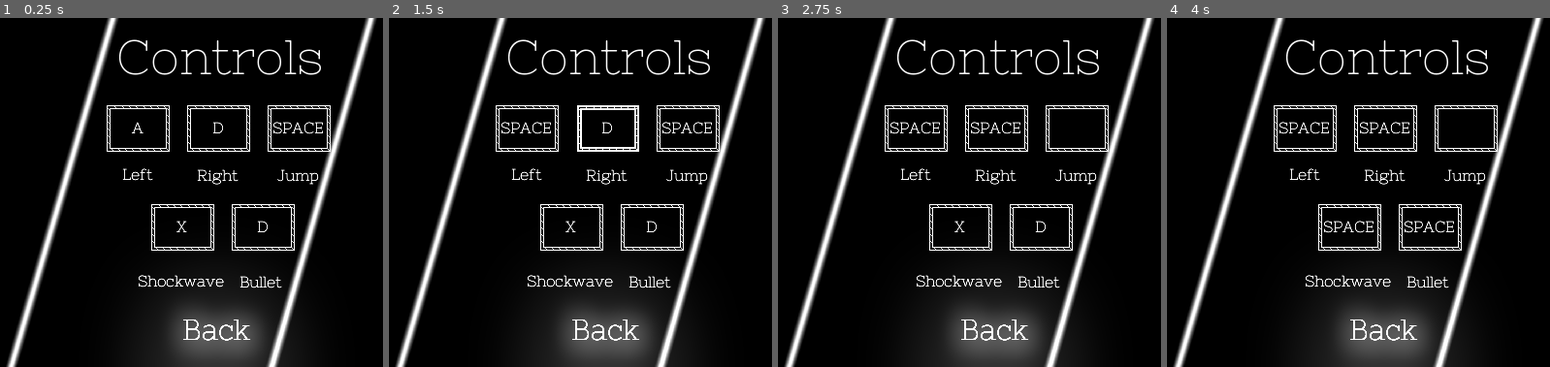
Above: before the commit, frames 1-4 (left to right).
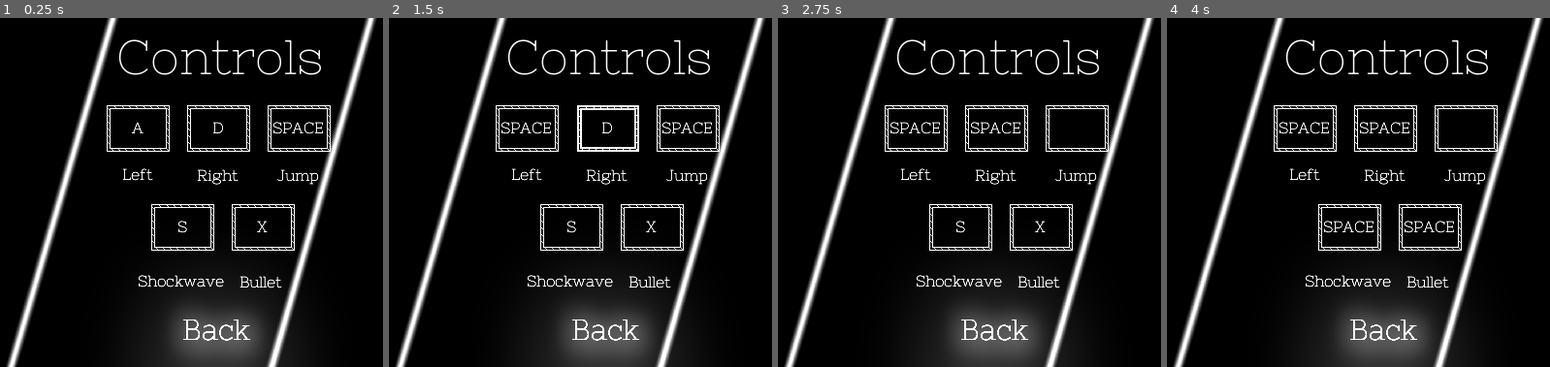
Above: after the commit, the same moments.

Repository: epimetheusgames/EyeSore
Game: Godot game, scene res://ControlsMenu.tscn
Two runs of this game, one before a commit and one after it. Both use one fixed random seed, a clock stepped at 60 frames per second and the inputs below. This scene is started directly instead of the project's main scene.
Inputs (mouse positions are in pixels of both pictures, inside the frame that each line leads up to):
- Up to frame 1 (0.25 s): no input
- Up to frame 2 (1.5 s): tap Enter (ui_accept) at 0.5, 0.8, 1.25, 1.35 s; move the mouse to (526, 129) at 0.52 s; hold D (movement_right) from 0.53 s (still down); tap Alt (self_destruct) at 0.6 s; click (526, 129) at 0.67 s; tap Space (movement_jump) at 0.77 s; move the mouse to (607, 129) at 1.27 s; click (607, 129) at 1.42 s
- Up to frame 3 (2.75 s): tap Space (movement_jump) at 1.52 s; tap Alt (self_destruct) at 1.55 s; tap Enter (ui_accept) at 2, 2.3 s; move the mouse to (1076, 129) at 2.02 s; release D (movement_right) at 2.03 s; hold A (movement_left) from 2.03 s (still down); click (1076, 129) at 2.1 s
- Up to frame 4 (4 s): tap Enter (ui_accept) at 2.75, 3.5, 3.8 s; move the mouse to (1350, 227) at 2.77 s; release A (movement_left) at 2.78 s; hold D (movement_right) from 2.78 s (still down); right-click (1350, 227) at 2.85 s; click (1350, 227) at 2.92 s; tap Space (movement_jump) at 3.02, 3.77 s; tap Alt (self_destruct) at 3.05, 3.6 s; move the mouse to (1431, 227) at 3.52 s; click (1431, 227) at 3.67 s

The runs differ from the first frame. In frame 1, 0.1% of the frame differs, in the area x 46-70%, y 58-62%; in frame 2, 0.1%; in frame 3, 0.1%; in frame 4, nothing differs.
Error before the commit: Invalid call. Nonexistent function 'Open_Options_Menu' in base 'Viewport'. (res://ControlsMenu.gd:5)
Error after the commit: Invalid call. Nonexistent function 'Open_Options_Menu' in base 'Viewport'. (res://ControlsMenu.gd:7)

Commit message:
Programming be like I change nothing and it works

Diff:
--- a/OGPC_Project_Native_Directory/ControlsMenu.gd
+++ b/OGPC_Project_Native_Directory/ControlsMenu.gd
@@ -2,6 +2,8 @@
 
 func _process(delta):
 	if Input.is_action_just_pressed("ui_accept"):
+		$SaveFunctionality.save_keybinds({"left": $Left.keybind, "right": $Right.keybind, "jump": $Jump.keybind, "shockwave": $Shockwave.keybind, "bullet": $Bullet.keybind})
+		$SaveFunctionality.save_game()
 		get_parent().Open_Options_Menu(self)
 
 func clear_all_except(node):
@@ -9,3 +11,11 @@
 		if child is Area2D:
 			if not child.name == node.name:
 				child.selected = false
+
+func _ready():
+	var keybinds = $SaveFunctionality.get_file_data()["keybinds"]
+	$Left.keybind = keybinds["left"]
+	$Right.keybind = keybinds["right"]
+	$Jump.keybind = keybinds["jump"]
+	$Shockwave.keybind = keybinds["shockwave"]
+	$Bullet.keybind = keybinds["bullet"]
--- a/OGPC_Project_Native_Directory/ControlsMenu.tscn
+++ b/OGPC_Project_Native_Directory/ControlsMenu.tscn
@@ -1,9 +1,10 @@
-[gd_scene load_steps=9 format=2]
+[gd_scene load_steps=10 format=2]
 
 [ext_resource path="res://Fonts/PTMono-Regular.ttf" type="DynamicFontData" id=1]
 [ext_resource path="res://MainMenuSprites/OGPC_Main_Menu_Background_Sprite_Blurred.png" type="Texture" id=2]
 [ext_resource path="res://ControlsMenu.gd" type="Script" id=3]
 [ext_resource path="res://KeybindSelector.tscn" type="PackedScene" id=4]
+[ext_resource path="res://Save_Data.gd" type="Script" id=5]
 
 [sub_resource type="Environment" id=1]
 background_mode = 4
@@ -68,15 +69,15 @@
 text = "Left"
 align = 1
 
-[node name="KeybindSelector" parent="." instance=ExtResource( 4 )]
+[node name="Left" parent="." instance=ExtResource( 4 )]
 position = Vector2( 243, 90 )
 keybind = "A"
 
-[node name="KeybindSelector2" parent="." instance=ExtResource( 4 )]
+[node name="Right" parent="." instance=ExtResource( 4 )]
 position = Vector2( 326, 90 )
 keybind = "D"
 
-[node name="KeybindSelector3" parent="." instance=ExtResource( 4 )]
+[node name="Jump" parent="." instance=ExtResource( 4 )]
 position = Vector2( 409, 90 )
 keybind = "SPACE"
 
@@ -112,11 +113,11 @@
 text = "Shockwave"
 align = 1
 
-[node name="KeybindSelector4" parent="." instance=ExtResource( 4 )]
+[node name="Shockwave" parent="." instance=ExtResource( 4 )]
 position = Vector2( 289, 192 )
 keybind = "X"
 
-[node name="KeybindSelector5" parent="." instance=ExtResource( 4 )]
+[node name="Bullet" parent="." instance=ExtResource( 4 )]
 position = Vector2( 372, 192 )
 keybind = "D"
 
@@ -129,3 +130,6 @@
 custom_fonts/font = SubResource( 4 )
 text = "Bullet"
 align = 1
+
+[node name="SaveFunctionality" type="Node2D" parent="."]
+script = ExtResource( 5 )
--- a/OGPC_Project_Native_Directory/Save_Data.gd
+++ b/OGPC_Project_Native_Directory/Save_Data.gd
@@ -5,6 +5,7 @@
 onready var enemy1 = preload("res://Enemy1.tscn")
 onready var enemy2 = preload("res://Enemy2.tscn")
 onready var player = preload("res://Player.tscn")
+onready var data = get_file_data()
 export var load_saved_game = true
 
 # This is a temporary dictionary for saving and loading.
@@ -20,17 +21,27 @@
 		"respawn_position_y": 0
 	},
 	"level": 0,
+	"keybinds": {
+		"left": "A",
+		"right": "D",
+		"jump": "SPACE",
+		"shockwave": "S",
+		"bullet": "X"
+	},
+	"pixelated_boss": {},
+	"zombie_enemies": {},
+	"patrolling_enemies": {},
 }
 
 const levels = [
 	"res://Levels/Test_Level_1.tscn",
 ]
 
-var game_loaded = false
+func save_keybinds(keybinds):
+	data["keybinds"] = keybinds
 
 func get_game_data():
 	var file = File.new()
-	var data
 
 	if not file.file_exists(file_name):
 		data = default_data
@@ -43,12 +54,12 @@
 		data["level"],
 		data["player"]["health"],
 		Vector2(data["player"]["position_x"], data["player"]["position_y"]),
-		Vector2(data["player"]["respawn_position_x"], data["player"]["respawn_position_y"])
+		Vector2(data["player"]["respawn_position_x"], data["player"]["respawn_position_y"]),
+		data["keybinds"],
 	]
 
-func load_game(): # This function will likely be unused
+func get_file_data(): # Also don't use this one unless it's from inside this file
 	var file = File.new()
-	var data
 
 	if not file.file_exists(file_name):
 		data = default_data
@@ -57,42 +68,10 @@
 		file.open(file_name, file.READ)
 		data = parse_json(file.get_as_text())
 
-	while get_node("Player_Body"):
-		remove_child(get_node("Player_Body"))
+	return data
 
-	player = player.instance()
-	player.player_health = data["player"]["health"]
-	player.position.x = data["player"]["position_x"]
-	player.position.y = data["player"]["position_y"]
-	player.respawn_position.x = data["player"]["respawn_position_x"]
-	player.respawn_position.y = data["player"]["respawn_position_y"]
-	add_child(player)
-
-	if data["pixelated_boss"]:
-		var pb = pixelated_boss.instance()
-		pb.health = data["pixelated_boss"]["health"]
-		pb.position.x = data["pixelated_boss"]["position_x"]
-		pb.position.y = data["pixelated_boss"]["position_y"]
-		add_child(pb)
-
-	for e1dat in data["zombie_enemies"]:
-		var enemy = enemy1.instance()
-		enemy.position.x = e1dat["position_x"]
-		enemy.position.y = e1dat["position_y"]
-		add_child(enemy)
-
-	for e2dat in data["patrolling_enemies"]:
-		var enemy = enemy2.instance()
-		enemy.position.x = e2dat["position_x"]
-		enemy.position.y = e2dat["position_y"]
-		enemy.point1.x = e2dat["start_position_x"]
-		enemy.point1.y = e2dat["start_position_y"]
-		enemy.point2.x = e2dat["end_position_x"]
-		enemy.point2.y = e2dat["end_position_y"]
-		add_child(enemy)
-
-func get_data(level): # Fased out, I don't reccomend using this function, it is a force load, use get_game_data() instead
-	var data = {
+func get_current_level_data(level):
+	var level_data = {
 		"player": {
 			"health": $Player_Body.player_health,
 			"position_x": $Player_Body.position.x,
@@ -104,6 +83,7 @@
 		"zombie_enemies": {},
 		"patrolling_enemies": {},
 		"level": level,
+		"keybinds": data["keybinds"]
 	}
 
 	var pixelated_boss = get_node("PixelatedBoss")
@@ -111,7 +91,7 @@
 	var enemy2group = get_tree().get_nodes_in_group("enemy2group")
 
 	if pixelated_boss:
-		data["pixelated_boss"] = {
+		level_data["pixelated_boss"] = {
 			"health": pixelated_boss.health,
 			"position_x": pixelated_boss.position.x,
 			"position_y": pixelated_boss.position.y
@@ -119,14 +99,14 @@
 
 	for node_ind in range(len(enemy1group)):
 		var node = enemy1group[node_ind]
-		data["zombie_enemies"]["individual_zombie_enemy" + str(node_ind)] = {
+		level_data["zombie_enemies"]["individual_zombie_enemy" + str(node_ind)] = {
 			"position_x": node.position.x,
 			"position_y": node.position.y
 		}
 
 	for node_ind in range(len(enemy2group)):
 		var node = enemy2group[node_ind]
-		data["patrolling_enemies"]["individual_patrolling_enemy" + str(node_ind)] = {
+		level_data["patrolling_enemies"]["individual_patrolling_enemy" + str(node_ind)] = {
 			"position_x": node.position.x,
 			"position_y": node.position.y,
 			"start_position_x": node.point1.x,
@@ -137,18 +117,21 @@
 
 	return data
 
-func save_game(level):
+func save_game():
 	var file = File.new()
-	var data = get_data(level)
 	file.open(file_name, File.WRITE)
 	file.store_line(to_json(data))
 	file.close()
 
+func _ready():
+	var timer = Timer.new()
+	timer.name = "Timer"
+	timer.autostart = true
+	timer.wait_time = 1
+	add_child(timer)
+
 func _process(delta):
-	if not game_loaded and load_saved_game:
-		game_loaded = true
-
-		load_game()
-
-	if Input.is_action_just_pressed("self_destruct"):
-		save_game(1) # Automatically saves to level one because this is just a test feature
+	if $Timer.time_left <= 0 and get_parent().get_parent().name != "MainMenu":
+		$Timer.start()
+		data = get_current_level_data(data["level"])
+		save_game()
